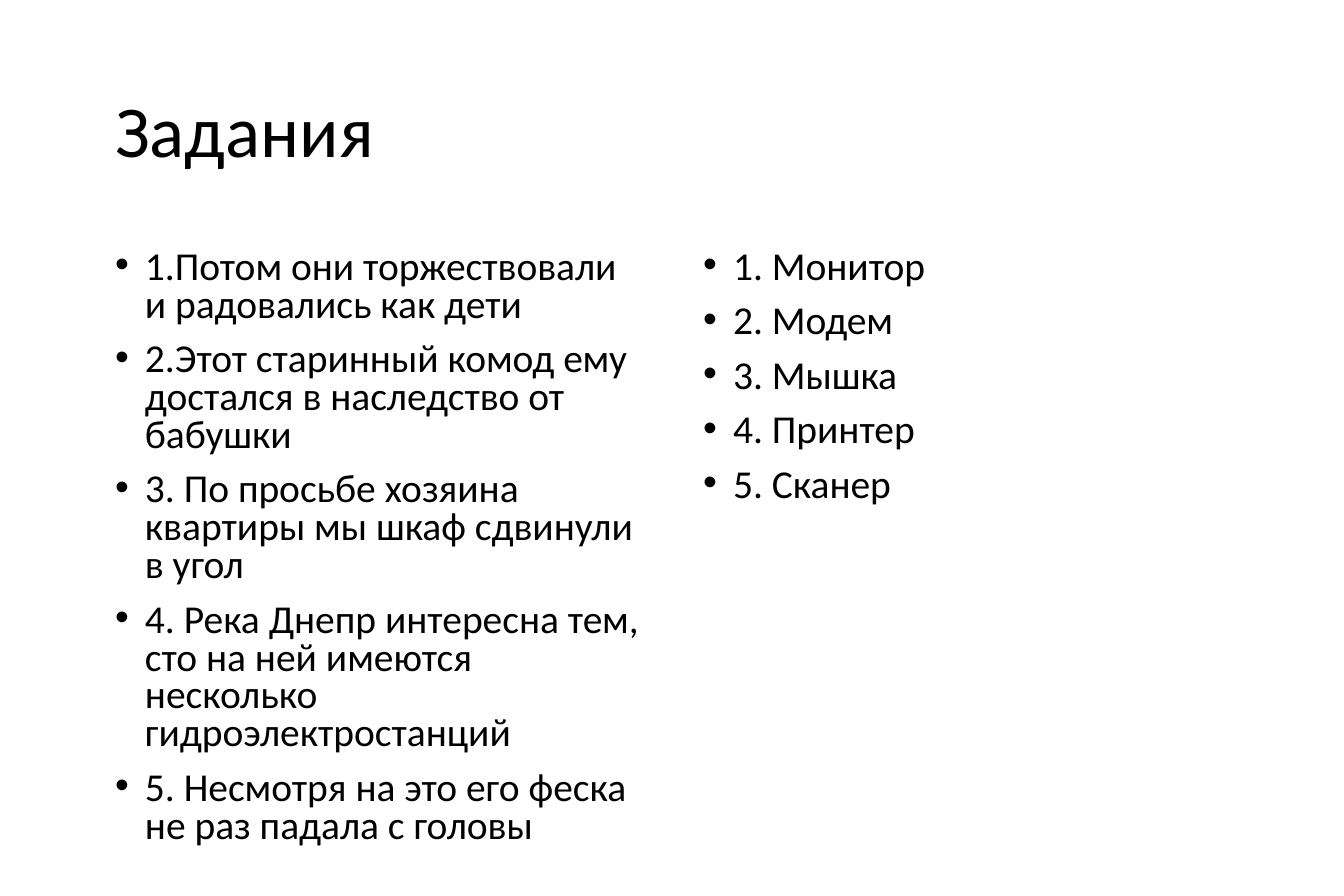
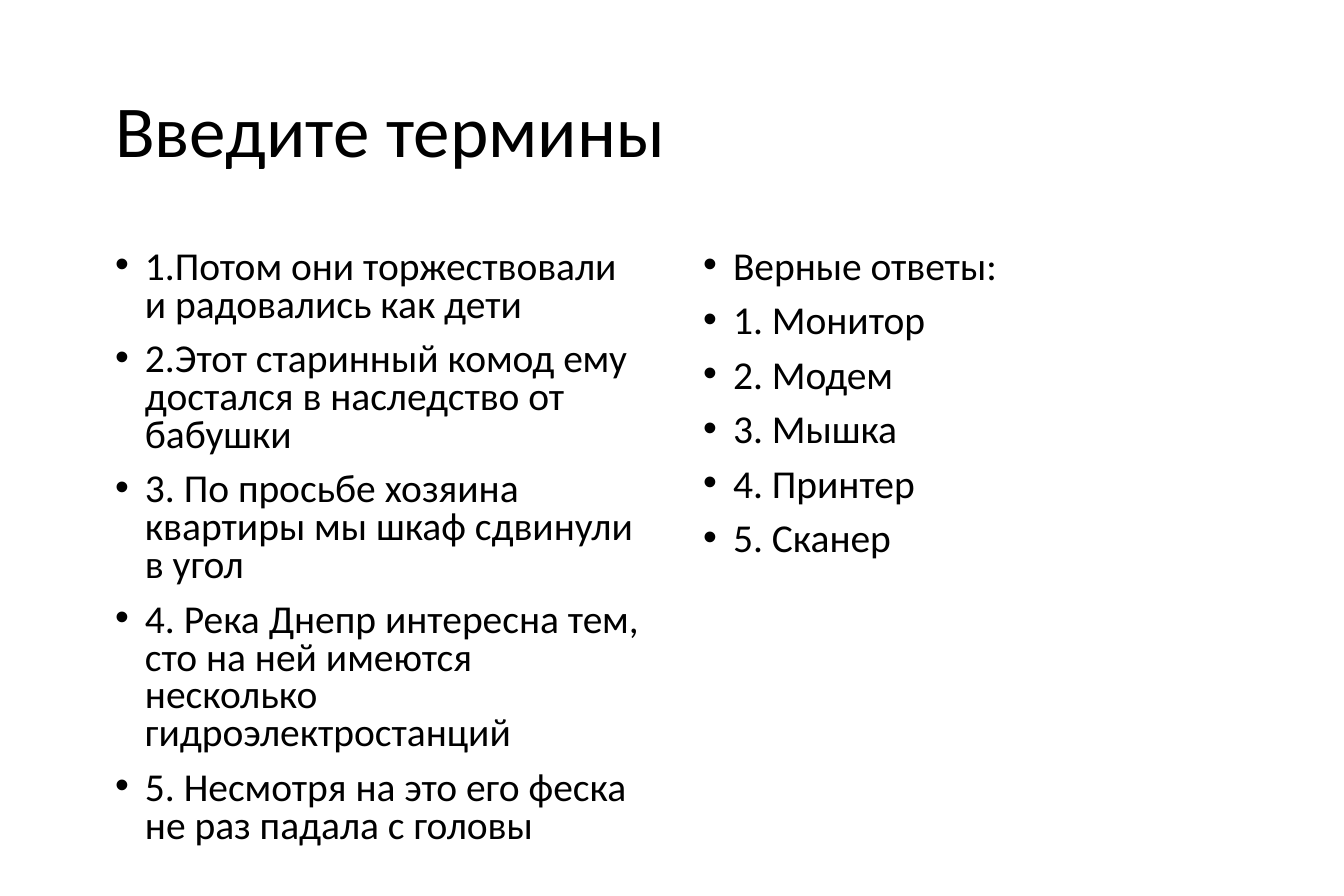
Before and after one commit to vvaassiihhaa/masha, a slide deck: slide 33 of КВЕСТ/Kvest 2706.pptx (slide 23 before the commit). Drawn at 1344x896 pixels with LibreOffice and Linux fonts; fonts in the diff are those of the drawing. Boxes give left, top, right and bottom in pixels: in the first picture for what was removed or moved away, otherwise in the second. Text is boxed around its words. In the diff, an @@ line names an element or a change of style, - is before the commit and + after.

```diff
--- a/КВЕСТ/Kvest 2706.pptx
+++ b/КВЕСТ/Kvest 2706.pptx
@@ title at [115,110,665,169]: text changed @@
-Задания
+Введите термины
@@ text at [733,254,997,287]: paragraph added @@
+• Верные ответы:
```
Also in this commit, not shown: 9 other slides changed, 11 slides added, 1 slide removed.
